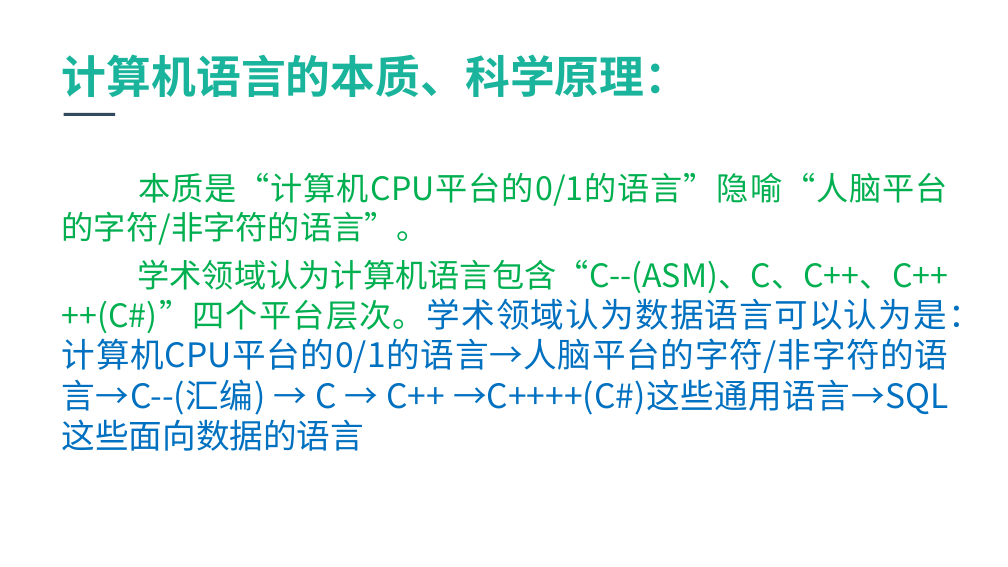
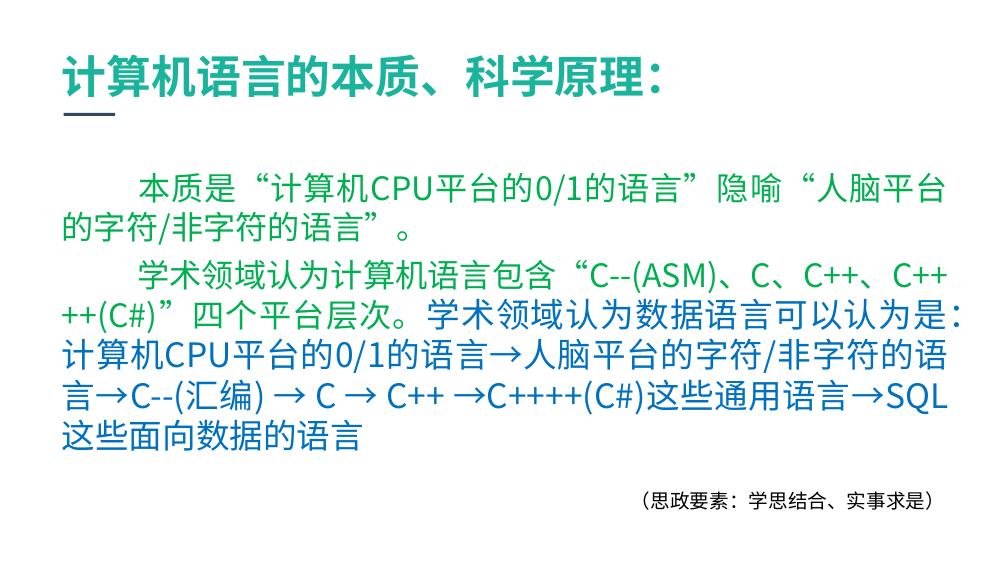
Before and after one commit to jbhuang99/WebEdu_LocalVersion_YuQin_DotNetCore2.1, a slide deck: slide 4 of wwwroot/FourPlatformLevelsofUniversalProgrammingLanguage.pptx. Drawn at 1008x567 pixels with LibreOffice and Linux fonts; fonts in the diff are those of the drawing; background and template pictures are left out. Boxes give left, top, right and bottom in pixels: in the first picture for what was removed or moved away, otherwise in the second. Text is boxed around its words. In the diff, an @@ line names an element or a change of style, - is before the commit and + after.

```diff
--- a/wwwroot/FourPlatformLevelsofUniversalProgrammingLanguage.pptx
+++ b/wwwroot/FourPlatformLevelsofUniversalProgrammingLanguage.pptx
@@ text added at (x1=631, y1=491, x2=945, y2=510), 14 pt, text #000000 @@
+（思政要素：学思结合、实事求是）
```
Also in this commit, not shown: 3 other slides changed, 4 slides added, 1 slide removed.
